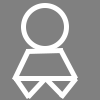
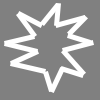
Two versions of the same layered image (100×100). Layer-by-layer changes:
added layer "Forma 32" above "Forma 31" over [10, 61, 46, 74]
added layer "Forma 31" above "Forma 30" over [10, 49, 39, 66]
added layer "Forma 30" above "Forma 29" over [4, 41, 38, 54]
added layer "Forma 29" above "Forma 28" over [4, 34, 35, 46]
added layer "Forma 28" above "Forma 27" over [16, 12, 37, 38]
added layer "Forma 27" above "Forma 26" over [17, 11, 43, 28]
added layer "Forma 26" above "Forma 25" over [40, 3, 60, 26]
added layer "Forma 24" above "Forma 23" over [55, 15, 86, 28]
added layer "Forma 23" above "Forma 22" over [67, 15, 88, 36]
added layer "Forma 22" above "Forma 21" over [67, 33, 91, 45]
added layer "Forma 21" above "Forma 20" over [62, 40, 94, 53]
added layer "Forma 20" above "Forma 19" over [61, 49, 86, 76]
added layer "Forma 19" above "Forma 18" over [60, 66, 84, 78]
added layer "Forma 18" above "Forma 17" over [49, 67, 65, 93]
added layer "Forma 17" above "Elipse 2" over [43, 71, 54, 92]
hid "Elipse 2" over [21, 3, 69, 51]
hid "Forma 16" over [13, 76, 31, 99]
hid "Forma 15" over [26, 76, 48, 99]
hid "Forma 14" over [44, 77, 65, 98]
hid "Forma 13" over [59, 77, 78, 99]
hid "Forma 12" over [14, 76, 77, 81]
hid "Forma 11" over [58, 48, 78, 80]
hid "Forma 10" over [26, 48, 63, 54]
hid "Forma 9" over [12, 49, 31, 81]
…and 1 more changes (1 added)
